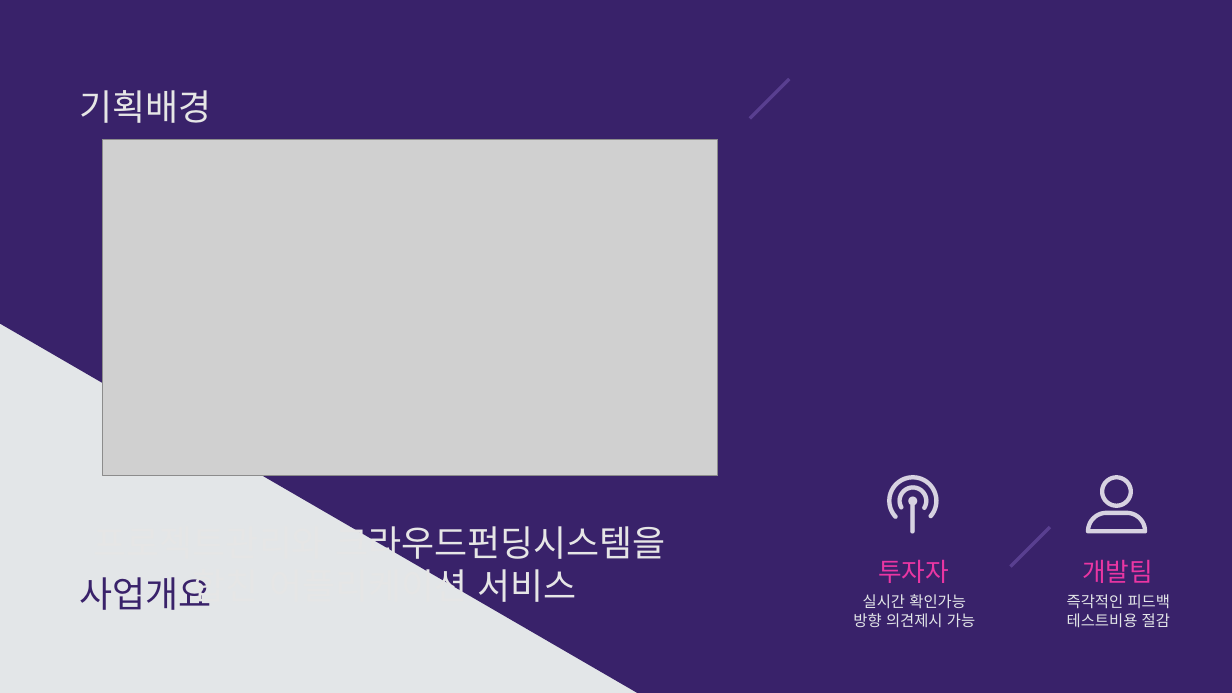
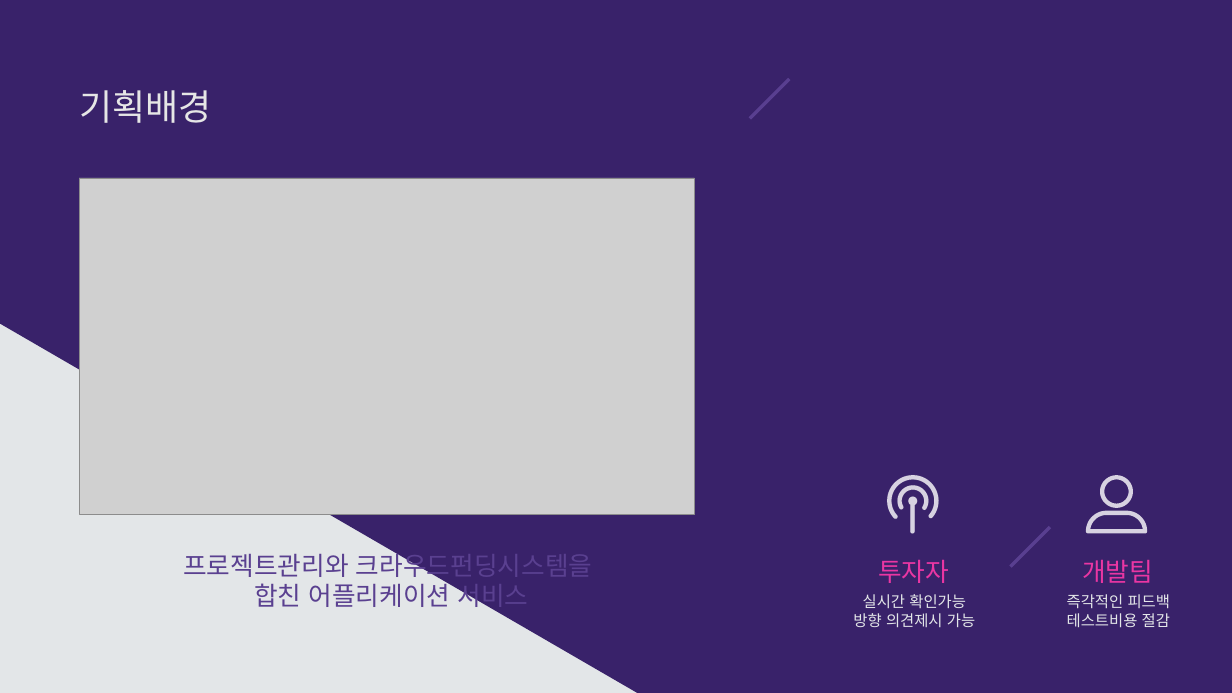
Before and after one commit to HanSangKkyu/addingStore, a slide deck: slide 2 of ppt/혜린.pptx. Drawn at 1232x693 pixels with LibreOffice and Linux fonts; fonts in the diff are those of the drawing; grey boxes stand for pictures. Boxes give left, top, right and bottom in pixels: in the first picture for what was removed or moved away, otherwise in the second. Text is boxed around its words. In the diff, an @@ line names an element or a change of style, - is before the commit and + after.

Commit message:
PPThyerin

```diff
--- a/ppt/혜린.pptx
+++ b/ppt/혜린.pptx
@@ picture: place and size @@
-picture at box(103, 140, 718, 476)
+picture at box(79, 178, 695, 515)
@@ text "프로젝트관리와 크라우드펀딩시스템을": place and size @@
-text "프로젝트관리와 크라우드펀딩시스템을" at box(193, 519, 665, 609)
+text "프로젝트관리와 크라우드펀딩시스템을" at box(183, 548, 592, 612)
@@ text "프로젝트관리와 크라우드펀딩시스템을" at box(183, 548, 592, 612): size 28 to 20 pt, text colour #E6E6E6 to #5A4090 @@
@@ text removed at box(79, 577, 211, 610) @@
-사업개요
```
